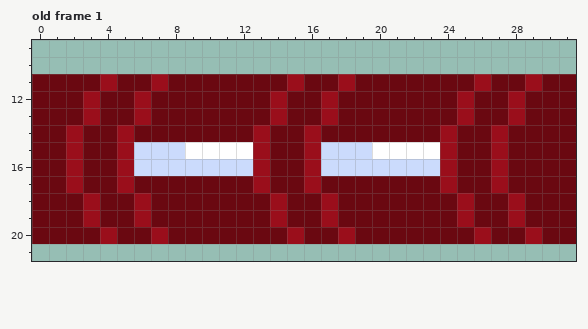
Two versions of one pixel-art file, Beyond The Scrap/Assets/ItemSprite/Pipe.aseprite. The first picture shows the starting point.
32x32 pixels, 1 frame. Shown: old frame 1: x 0..31, y 9..21. The commit also changed other frames, which this record leaves out.
Now the later version:
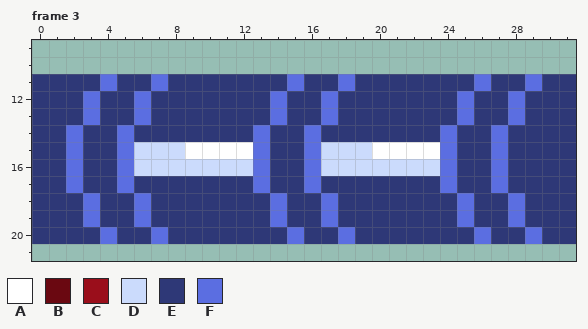
Palette (. is transparent): A #ffffff  B #6a0811  C #9a0e1b  D #cbdbfc  E #2e3877  F #5b6ee1
A new or re-ordered frame is compared with the old frame closest to it.
Changes in this commit:
frames 1 -> 3
--- frame 3 is new; against old frame 1
@@ x 0..31 @@
 10 ................................
-11 BBBBCBBCBBBBBBBCBBCBBBBBBBCBBCBB
-12 BBBCBBCBBBBBBBCBBCBBBBBBBCBBCBBB
-13 BBBCBBCBBBBBBBCBBCBBBBBBBCBBCBBB
-14 BBCBBCBBBBBBBCBBCBBBBBBBCBBCBBBB
-15 BBCBBCDDDAAAACBBCDDDAAAACBBCBBBB
-16 BBCBBCDDDDDDDCBBCDDDDDDDCBBCBBBB
-17 BBCBBCBBBBBBBCBBCBBBBBBBCBBCBBBB
-18 BBBCBBCBBBBBBBCBBCBBBBBBBCBBCBBB
-19 BBBCBBCBBBBBBBCBBCBBBBBBBCBBCBBB
-20 BBBBCBBCBBBBBBBCBBCBBBBBBBCBBCBB
+11 EEEEFEEFEEEEEEEFEEFEEEEEEEFEEFEE
+12 EEEFEEFEEEEEEEFEEFEEEEEEEFEEFEEE
+13 EEEFEEFEEEEEEEFEEFEEEEEEEFEEFEEE
+14 EEFEEFEEEEEEEFEEFEEEEEEEFEEFEEEE
+15 EEFEEFDDDAAAAFEEFDDDAAAAFEEFEEEE
+16 EEFEEFDDDDDDDFEEFDDDDDDDFEEFEEEE
+17 EEFEEFEEEEEEEFEEFEEEEEEEFEEFEEEE
+18 EEEFEEFEEEEEEEFEEFEEEEEEEFEEFEEE
+19 EEEFEEFEEEEEEEFEEFEEEEEEEFEEFEEE
+20 EEEEFEEFEEEEEEEFEEFEEEEEEEFEEFEE
 21 ................................
